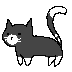
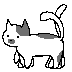
Layer changes from the first (72, 72) image to the second:
removed layer "圖層 1" over [2, 6, 67, 67]
added layer "Cat2" (1st of 3) above "Cat2" over [2, 11, 64, 69]
added layer "Cat2" (2nd of 3) above "Cat2" over [2, 11, 64, 69]
added layer "Cat2" (3rd of 3) over [2, 4, 67, 69]
